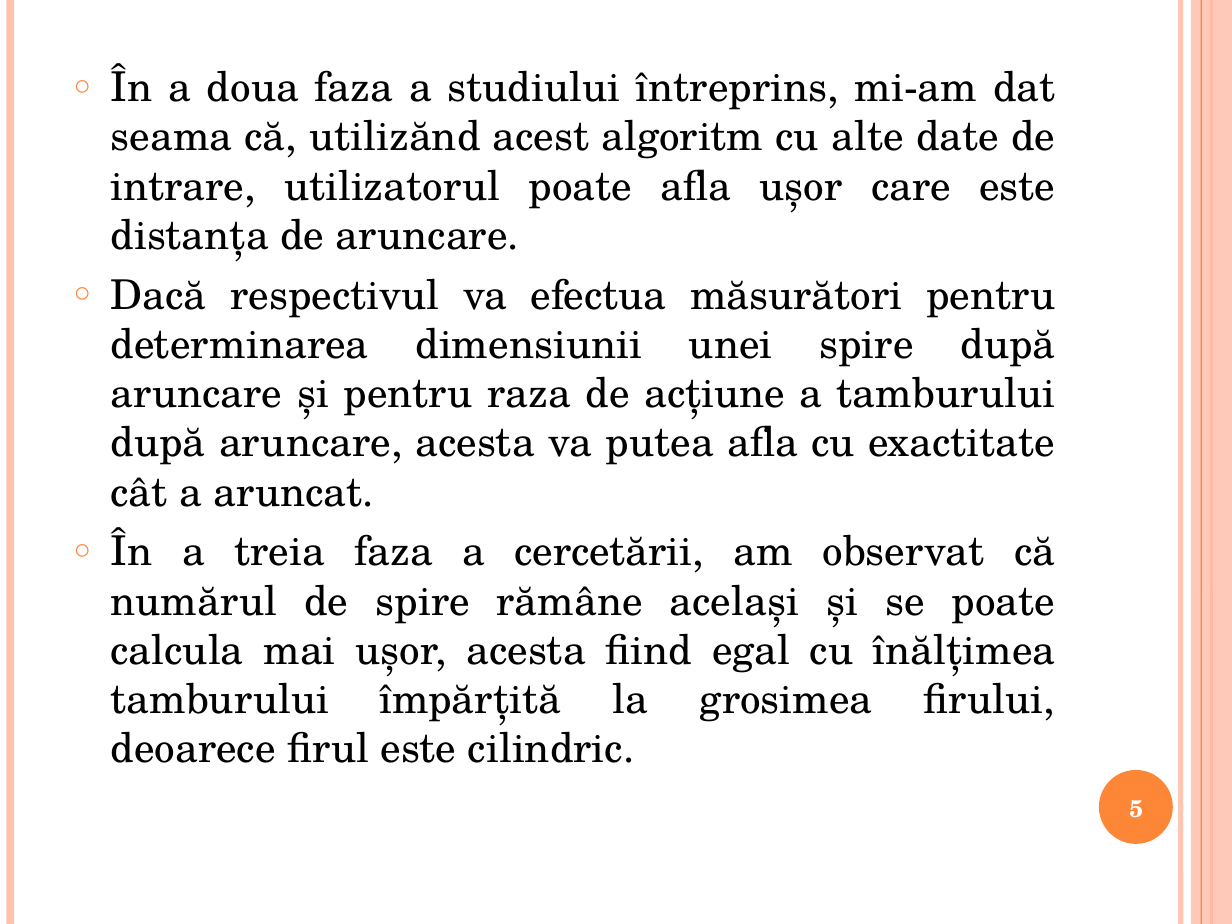
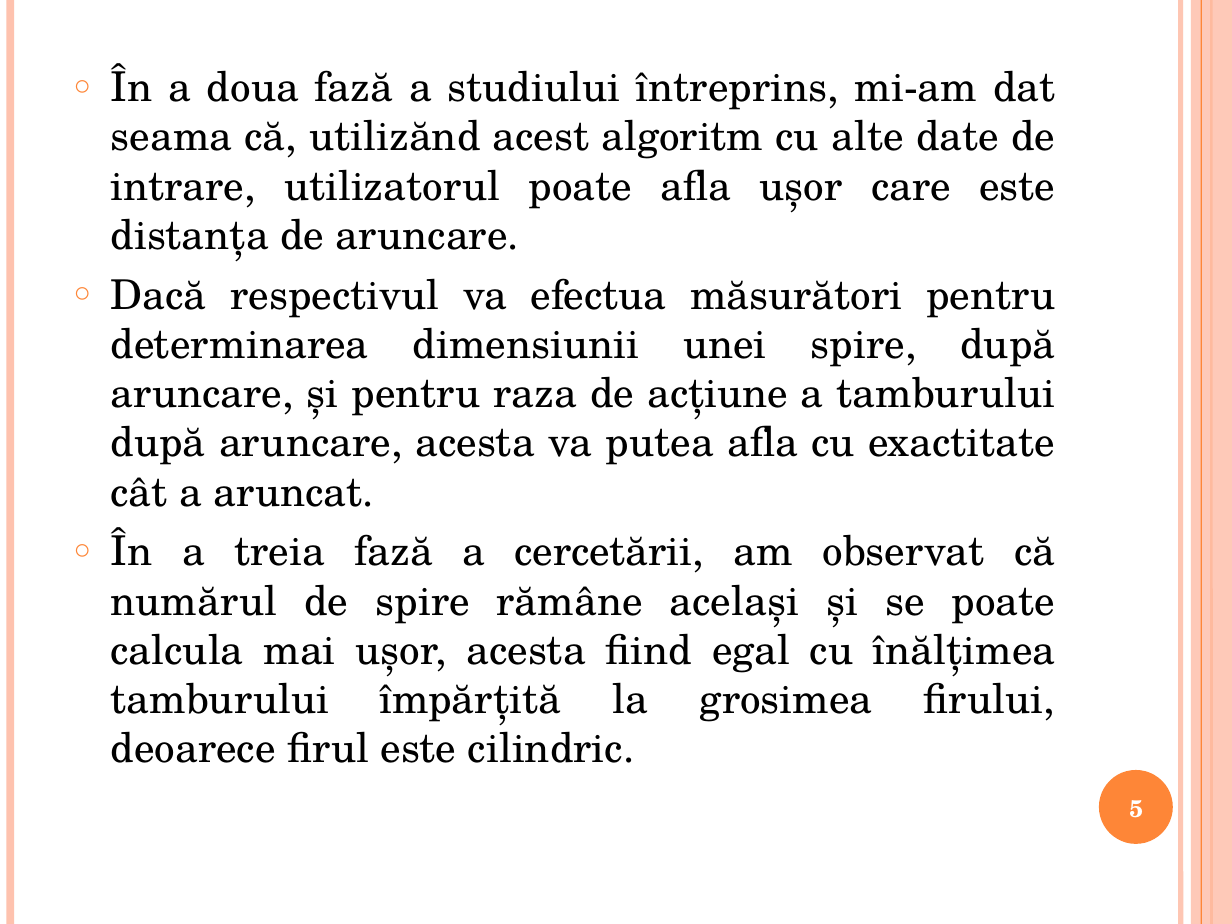
Before and after one commit to medyt/Lucrare-licenta, a slide deck: slide 5 of Prezentare licenta.pptx. Drawn at 1232x924 pixels with LibreOffice and Linux fonts; fonts in the diff are those of the drawing. Boxes give left, top, right and bottom in pixels: in the first picture for what was removed or moved away, otherwise in the second. Text is boxed around its words. In the diff, an @@ line names an element or a change of style, - is before the commit and + after.

```diff
--- a/Prezentare licenta.pptx
+++ b/Prezentare licenta.pptx
@@ text at <box>111,63,1056,763</box>: text changed @@
-○ În a doua faza a studiului întreprins, mi-am dat seama că, utilizănd acest algoritm cu alte date de intrare, utilizatorul poate afla ușor care este distanța de aruncare.
-○ Dacă respectivul va efectua măsurători pentru determinarea dimensiunii unei spire după aruncare și pentru raza de acțiune a tamburului după aruncare, acesta va putea afla cu exactitate cât a aruncat.
-○ În a treia faza a cercetării, am observat că numărul de spire rămâne același și se poate calcula mai ușor, acesta fiind egal cu înălțimea tamburului împărțită la grosimea firului, deoarece firul este cilindric.
+○ În a doua fază a studiului întreprins, mi-am dat seama că, utilizănd acest algoritm cu alte date de intrare, utilizatorul poate afla ușor care este distanța de aruncare.
+○ Dacă respectivul va efectua măsurători pentru determinarea dimensiunii unei spire, după aruncare, și pentru raza de acțiune a tamburului după aruncare, acesta va putea afla cu exactitate cât a aruncat.
+○ În a treia fază a cercetării, am observat că numărul de spire rămâne același și se poate calcula mai ușor, acesta fiind egal cu înălțimea tamburului împărțită la grosimea firului, deoarece firul este cilindric.
```
Also in this commit, not shown: 10 other slides changed.
